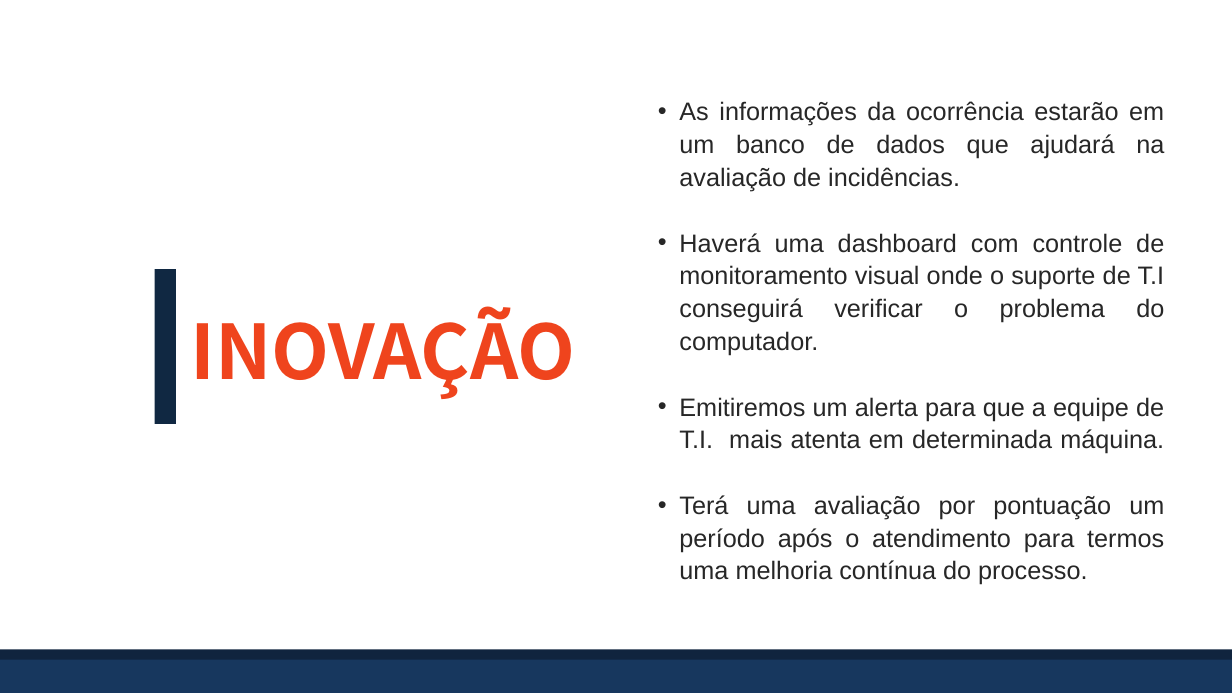
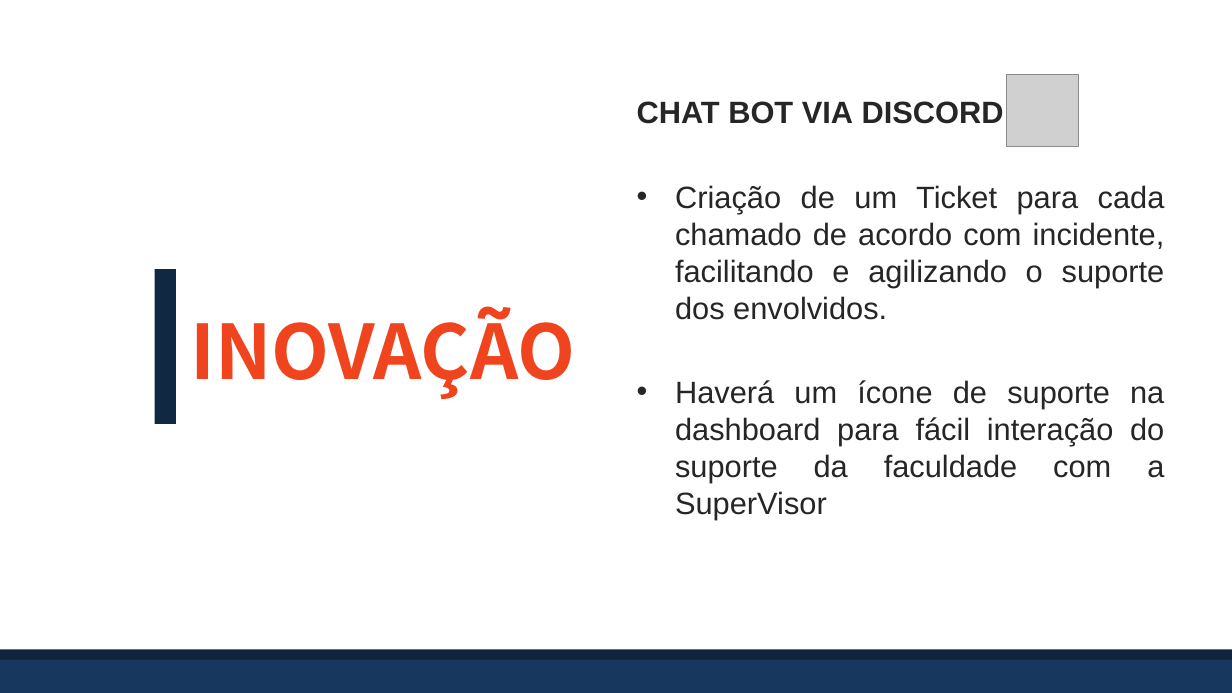
Before and after one commit to BandTec/grupo-05-adsa-20201, a slide deck: slide 6 of SuperVisorPower.pptx. Drawn at 1232x693 pixels with LibreOffice and Linux fonts; fonts in the diff are those of the drawing; grey boxes stand for pictures. Boxes give left, top, right and bottom in pixels: in the first picture for what was removed or moved away, otherwise in the second. Text is boxed around its words. In the diff, an @@ line names an element or a change of style, - is before the commit and + after.

```diff
--- a/SuperVisorPower.pptx
+++ b/SuperVisorPower.pptx
@@ picture added at (x1=1006, y1=75, x2=1078, y2=147) @@
@@ text at (x1=637, y1=101, x2=1165, y2=519): text changed; size 29.5 to 36 pt; text colour #272727 to #262626 @@
-  • As informações da ocorrência estarão em um banco de dados que ajudará na avaliação de incidências.
-  • Haverá uma dashboard com controle de monitoramento visual onde o suporte de T.I conseguirá verificar o problema do computador.
-  • Emitiremos um alerta para que a equipe de T.I. mais atenta em determinada máquina.
-  • Terá uma avaliação por pontuação um período após o atendimento para termos uma melhoria contínua do processo.
+CHAT BOT VIA DISCORD
+• Criação de um Ticket para cada chamado de acordo com incidente, facilitando e agilizando o suporte dos envolvidos.
+• Haverá um ícone de suporte na dashboard para fácil interação do suporte da faculdade com a SuperVisor
```
Also in this commit, not shown: 3 other slides changed, 36 other files.
